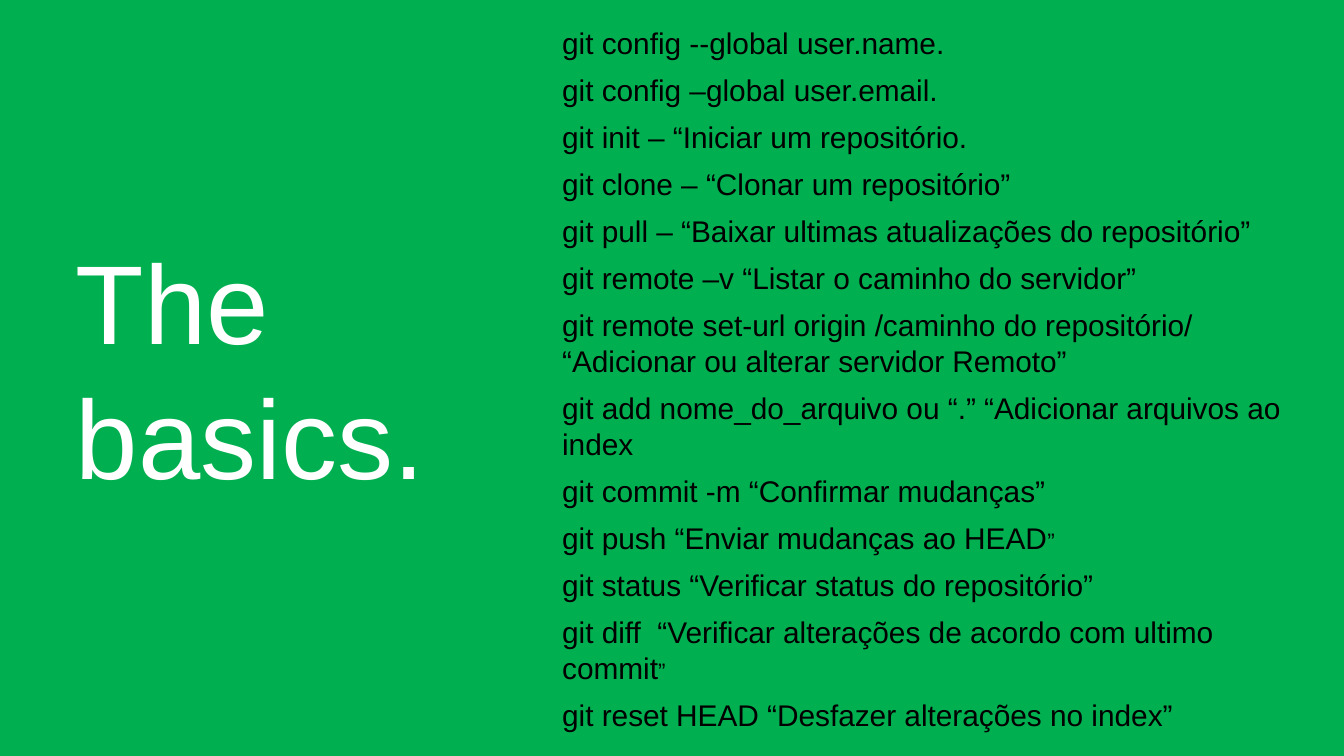
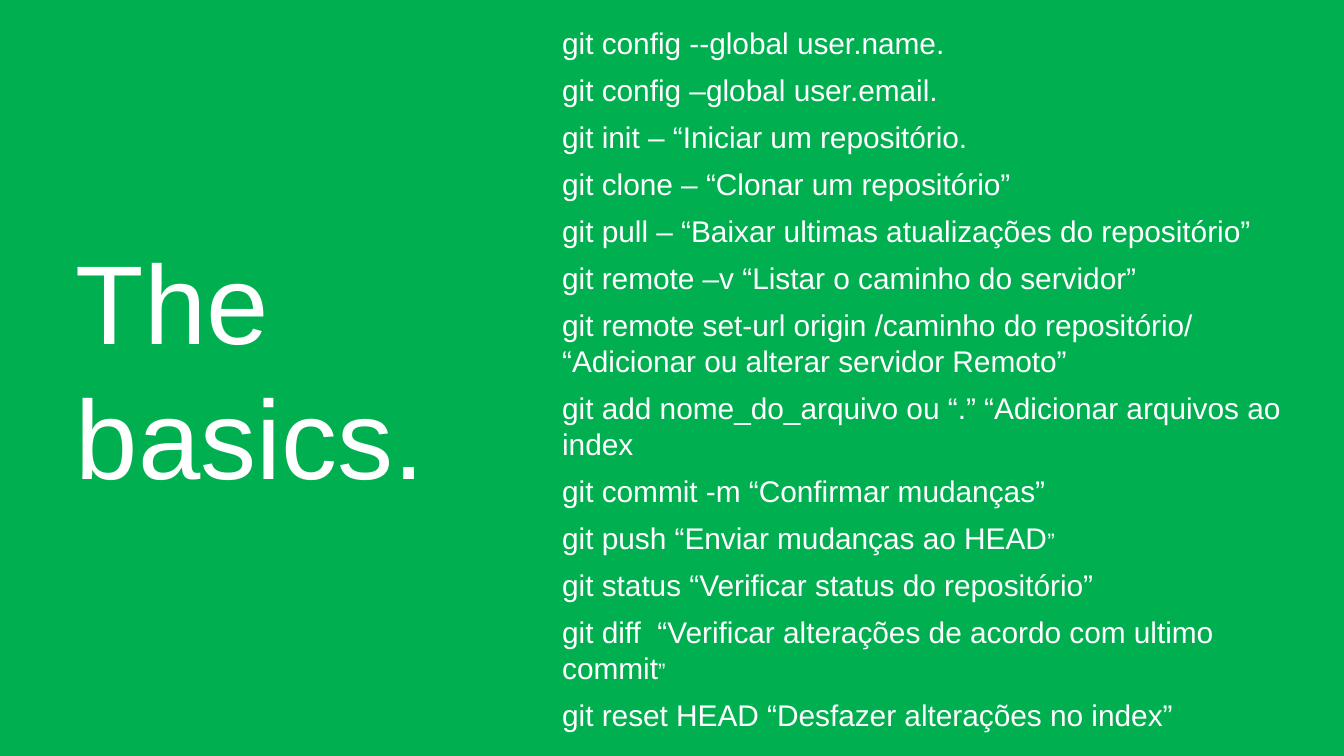
Before and after one commit to ypedroo/git-init-jornadaSI-workshop, a slide deck: slide 25 of Apresenntaçao.pptx. Drawn at 1344x756 pixels with LibreOffice and Linux fonts; fonts in the diff are those of the drawing; background and template pictures are left out. Boxes give left, top, right and bottom in pixels: in the first picture for what was removed or moved away, otherwise in the second. Text is boxed around its words. In the diff, an @@ line names an element or a change of style, - is before the commit and + after.

Commit message:
Changing colors on branch slide

```diff
--- a/Apresenntaçao.pptx
+++ b/Apresenntaçao.pptx
@@ text "git config --global user.name." at [562, 32, 1280, 731]: text colour #000000 to #FFFFFF @@
```
Also in this commit, not shown: 4 other slides changed, 1 slide added, 1 slide removed.
